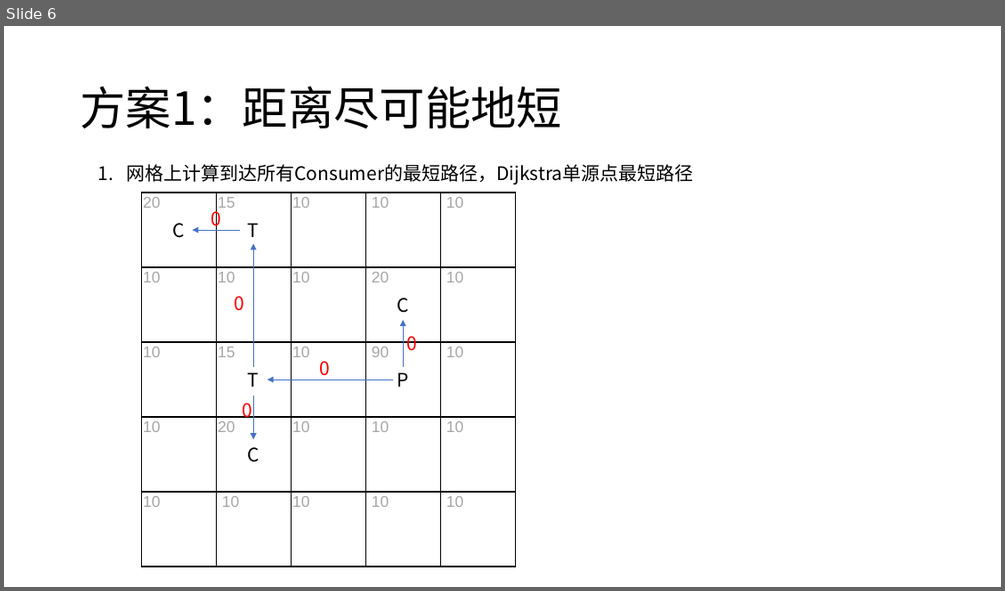
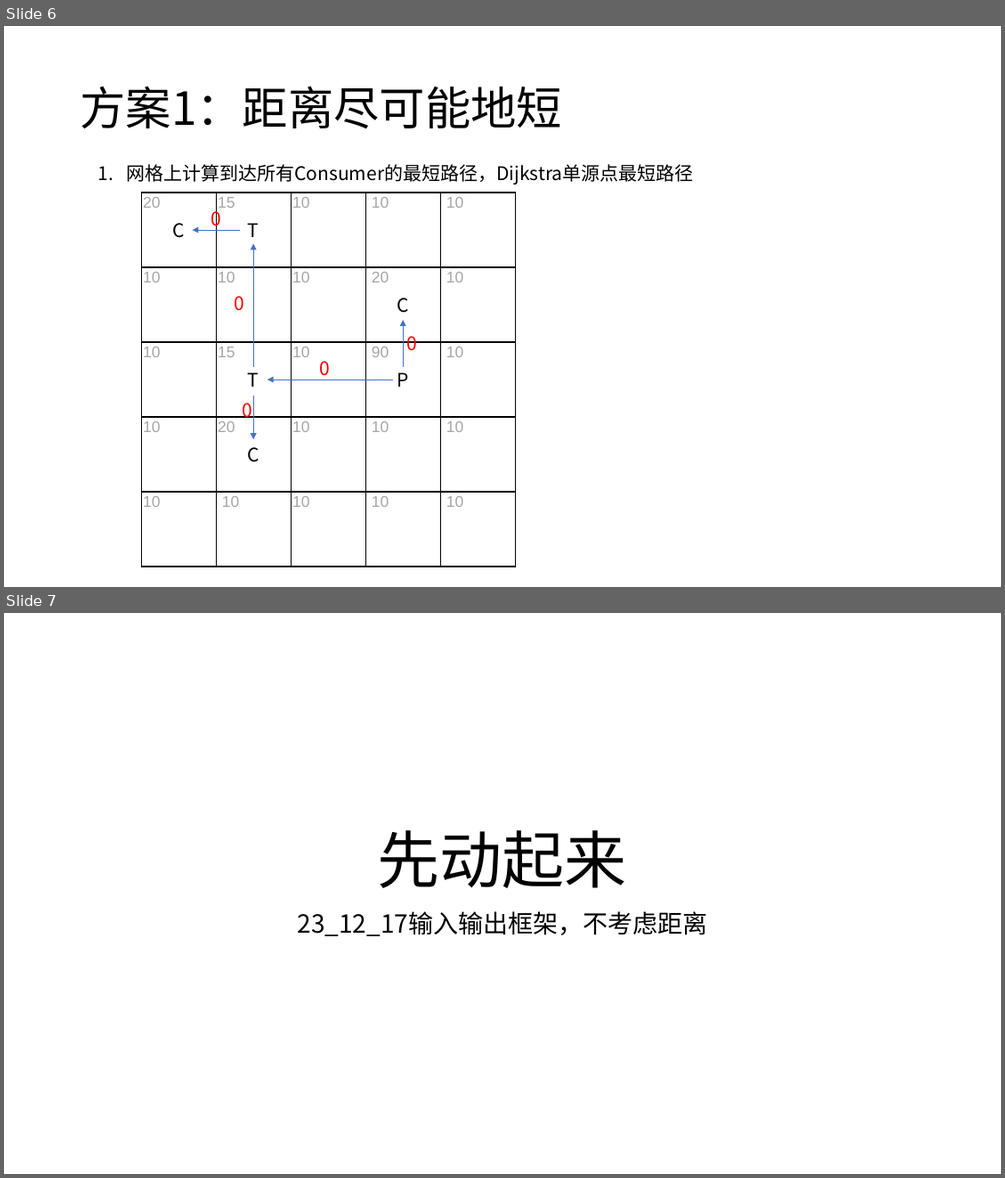
Before and after one commit to HuangDDU/hzy_algorithm, a slide deck: huawei/示例输入输出.pptx. Shown one above the other, each under a label of ours: slide 6 before the commit, slides 6 and 7 after it. The pictures are 1005x591 and 1005x1178 pixels, drawn with LibreOffice and Linux fonts; fonts in the diff are those of the drawing. Boxes give left, top, right and bottom in pixels: in the first picture for what was removed or moved away, otherwise in the second. Text is boxed around its words. In the diff, an @@ line names an element or a change of style, - is before the commit and + after.

Commit message:
输出输出实现

```diff
--- a/huawei/示例输入输出.pptx
+++ b/huawei/示例输入输出.pptx
@@ slide 7 added at <box>4,613,1001,1174</box>, background #FFFFFF @@
@@ title added at <box>378,830,627,888</box>, 60 pt, text #000000 @@
+先动起来
@@ subtitle added at <box>298,911,708,936</box>, 24 pt, text #000000 @@
+23_12_17输入输出框架，不考虑距离
```
Also in this commit, not shown: 1 slide changed, 5 other slides added, 10 other files.
